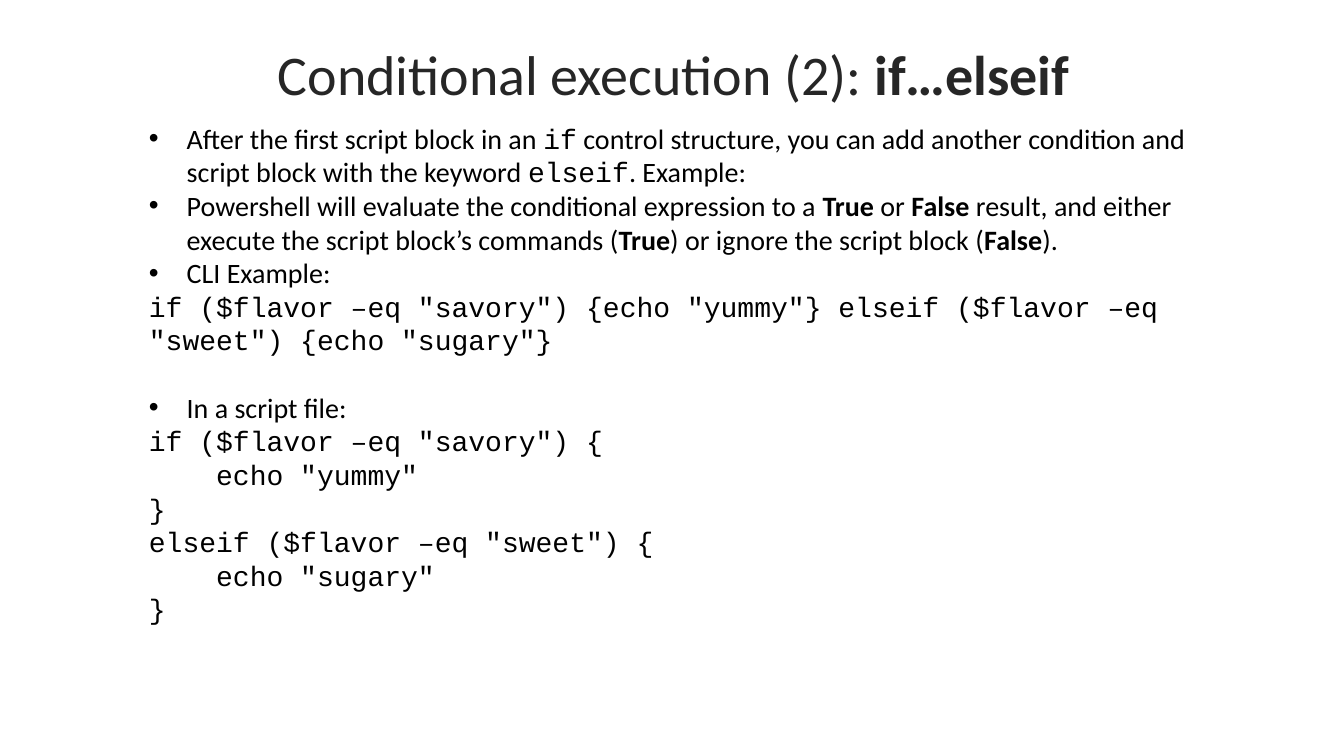
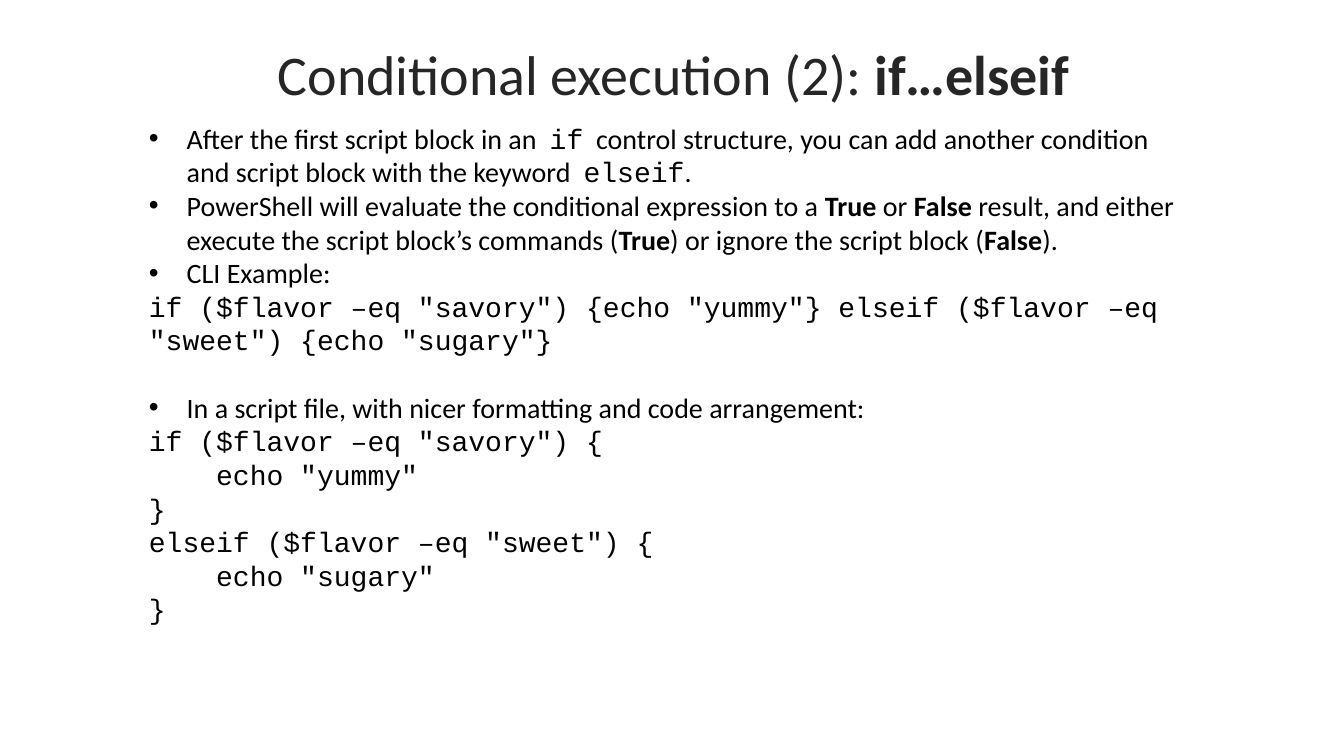
Before and after one commit to byui-cyber360/content, a slide deck: slide 5 of CYBER360-2.7-2.A-Control-Structures.pptx. Drawn at 1344x756 pixels with LibreOffice and Linux fonts; fonts in the diff are those of the drawing. Boxes give left, top, right and bottom in pixels: in the first picture for what was removed or moved away, otherwise in the second. Text is boxed around its words. In the diff, an @@ line names an element or a change of style, - is before the commit and + after.

```diff
--- a/CYBER360-2.7-2.A-Control-Structures.pptx
+++ b/CYBER360-2.7-2.A-Control-Structures.pptx
@@ text at (187,129,1174,255): text changed @@
-• After the first script block in an if control structure, you can add another condition and script block with the keyword elseif. Example:
-• Powershell will evaluate the conditional expression to a True or False result, and either execute the script block’s commands (True) or ignore the script block (False).
+• After the first script block in an if control structure, you can add another condition and script block with the keyword elseif.
+• PowerShell will evaluate the conditional expression to a True or False result, and either execute the script block’s commands (True) or ignore the script block (False).
@@ text at (187,398,864,423): text changed @@
-• In a script file:
+• In a script file, with nicer formatting and code arrangement:
```
Also in this commit, not shown: 15 other slides changed, 4 slides added, 22 other files.
